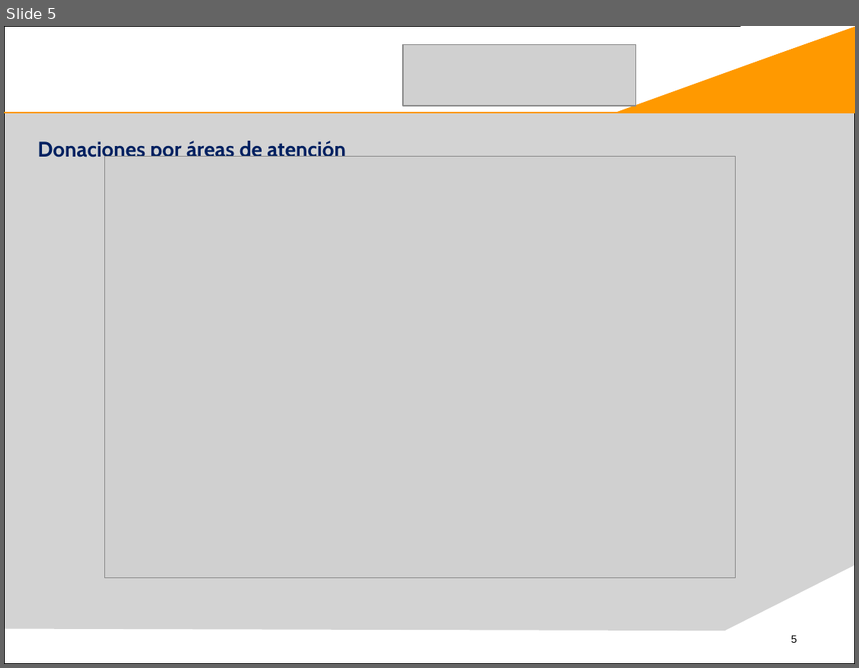
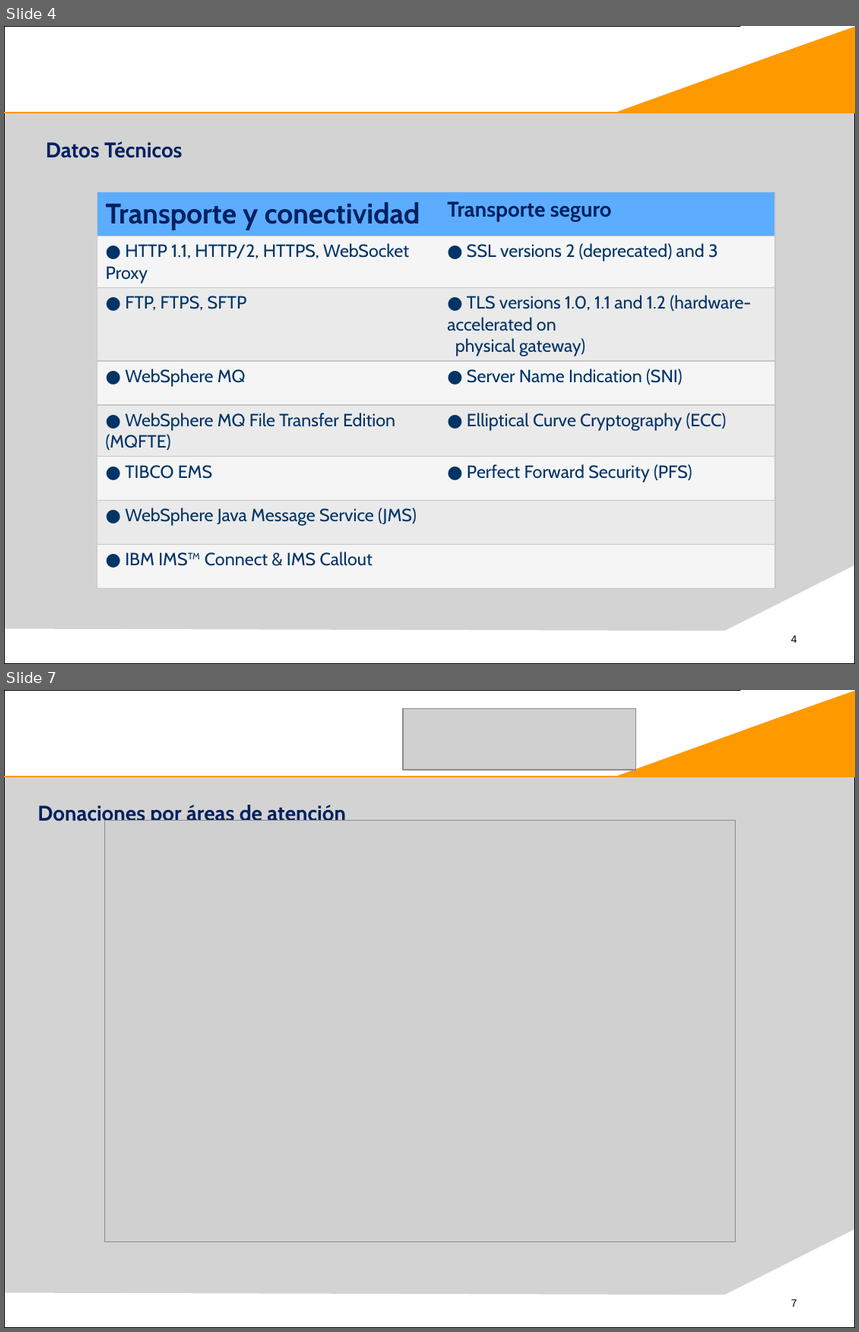
Before and after one commit to Slaif3r/fechas, a slide deck: Presentación IBM DATAPOWER.pptx. Shown one above the other, each under a label of ours: slide 5 before the commit, slides 4 and 7 after it; the slides between them are not shown. The pictures are 859x668 and 859x1332 pixels, drawn with LibreOffice and Linux fonts; fonts in the diff are those of the drawing; grey boxes stand for pictures; background and template pictures are left out. Boxes give left, top, right and bottom in pixels: in the first picture for what was removed or moved away, otherwise in the second. Text is boxed around its words. In the diff, an @@ line names an element or a change of style, - is before the commit and + after.

```diff
--- a/Presentación IBM DATAPOWER.pptx
+++ b/Presentación IBM DATAPOWER.pptx
@@ slide 4 added at [4,26,855,664], background #FFFFFF; not listed: 7 template elements that a slide beside it also shows @@
@@ title added at [46,142,183,158], 18 pt, text #002060, bold @@
+Datos Técnicos
@@ table added at [97,192,775,594], 8 rows, 2 columns @@
+Transporte y conectividad | Transporte seguro
+● HTTP 1.1, HTTP/2, HTTPS, WebSocket Proxy | ● SSL versions 2 (deprecated) and 3
+● FTP, FTPS, SFTP | ● TLS versions 1.0, 1.1 and 1.2 (hardware-accelerated on / physical gateway)
+● WebSphere MQ | ● Server Name Indication (SNI)
+● WebSphere MQ File Transfer Edition (MQFTE) | ● Elliptical Curve Cryptography (ECC)
+● TIBCO EMS | ● Perfect Forward Security (PFS)
+● WebSphere Java Message Service (JMS) | 
+● IBM IMS™ Connect & IMS Callout | 
@@ what was slide 5 is now slide 7 @@
@@ page number at [791,1300,797,1307]: text changed @@
-5
+7
```
Also in this commit, not shown: 1 slide changed, 3 other slides added, 2 slides removed, 1 other file.
